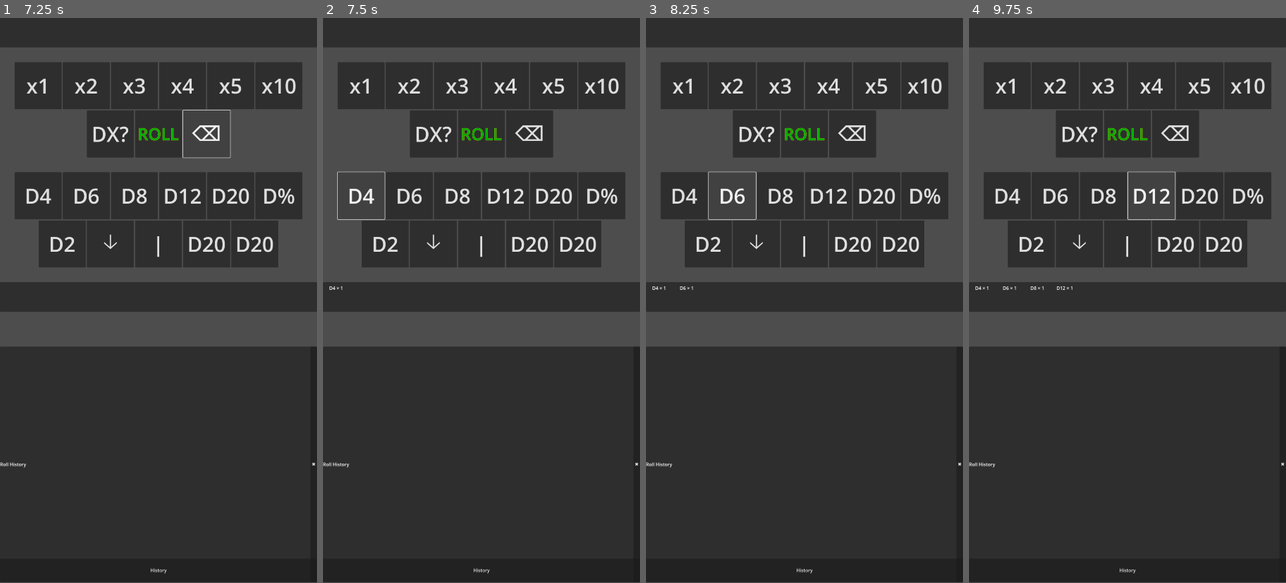
Above: before the commit, frames 1-4 (left to right).
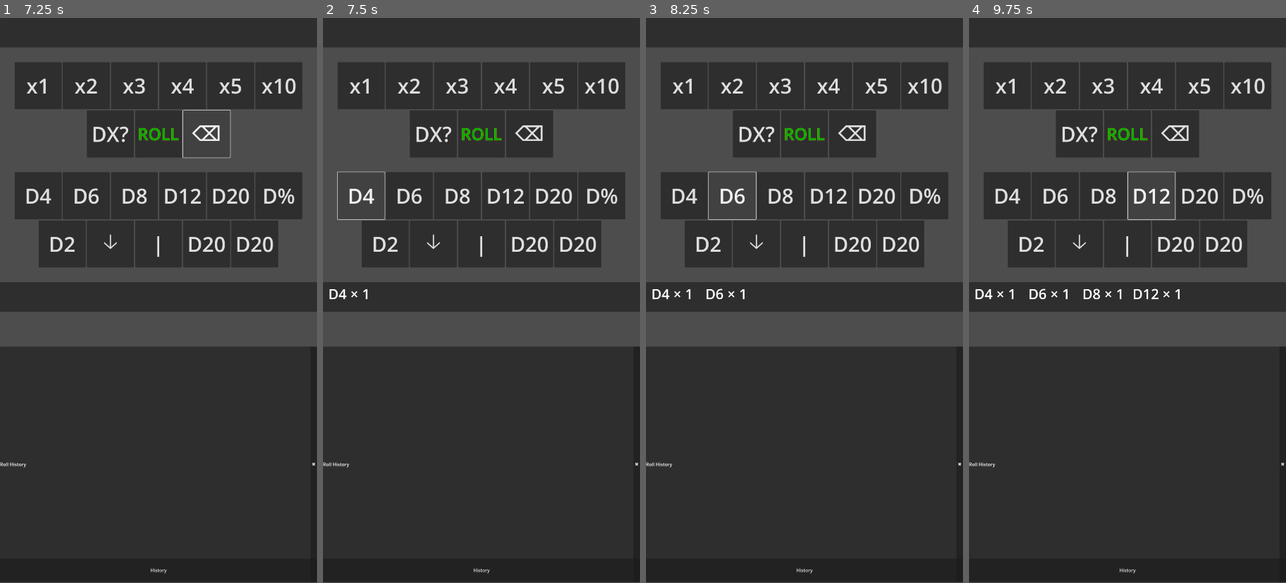
Above: after the commit, the same moments.

Repository: FromAriel/Experiments
Game: Godot game, scene res://main.tscn
Two runs of this game, one before a commit and one after it. Both use one fixed random seed, a clock stepped at 60 frames per second and the inputs below.
Inputs:
- Up to frame 1 (7.25 s): click "ROLL" at 0.5 s; click "x1" at 1.25 s; click "x2" at 2 s; click "x3" at 2.75 s; click "x4" at 3.5 s; click "x5" at 4.25 s; click "x10" at 5 s; click "DX?" at 5.75 s; click "⌫" at 6.5 s
- Up to frame 2 (7.5 s): click "D4" at 7.25 s
- Up to frame 3 (8.25 s): click "D6" at 8 s
- Up to frame 4 (9.75 s): click "D8" at 8.75 s; click "D12" at 9.5 s

Frame 1 is identical in both runs. In frame 2, 0.1% of the frame differs, in the area x 2-14%, y 47-50%; in frame 3, 0.2%; in frame 4, 0.4%, in the area x 2-67%, y 47-50%.

Commit message:
feat(livedie): add scalable fonts and history order

Diff:
--- a/LIVEdie/project.godot
+++ b/LIVEdie/project.godot
@@ -34,3 +34,7 @@
 [rendering]
 
 renderer/rendering_method="mobile"
+
+[gui]
+theme/default_font="res://fonts/NotoSans-VariableFont_wdth,wght.ttf"
+theme/fallback_font="res://fonts/NotoColorEmoji-Regular.ttf"
--- a/LIVEdie/scripts/quick_roll_bar.gd
+++ b/LIVEdie/scripts/quick_roll_bar.gd
@@ -29,6 +29,10 @@
         if is_inside_tree():
             _qrb_apply_scale()
 
+@export var qrb_button_font_size: int = 35
+@export var qrb_roll_font_size: int = 28
+@export var qrb_chip_font_size: int = 24
+
 var qrb_queue: Array = []
 var qrb_last_faces: int = 0
 var qrb_prev_queue: Array = []
@@ -46,6 +50,7 @@
 @onready var qrb_chip_box: HBoxContainer = $QueueRow/HScroll/DiceChips
 @onready var qrb_history_button: Button = $"../HistoryButton"
 @onready var qrb_history_panel: RollHistoryPanel = $"../RollHistoryPanel"
+
 
 func _ready() -> void:
     _connect_dice_buttons($StandardRow)
@@ -62,6 +67,7 @@
     _build_custom_panel()
     _qrb_apply_scale()
 
+
 func _connect_dice_buttons(row: Container) -> void:
     for node in row.get_children():
         if (
@@ -75,6 +81,7 @@
             node.button_down.connect(_on_die_down.bind(faces, node))
             node.button_up.connect(_on_die_up.bind(faces, node))
 
+
 func _connect_repeat_buttons() -> void:
     for node in $RepeaterRow.get_children():
         if node is Button and node.name.begins_with("X"):
@@ -82,11 +89,14 @@
             node.button_down.connect(_on_repeat_down.bind(mult, node))
             node.button_up.connect(_on_repeat_up.bind(mult, node))
 
+
 func _on_toggle_advanced() -> void:
     $AdvancedRow.visible = not $AdvancedRow.visible
 
+
 func _on_die_pressed(faces: int) -> void:
     _add_die(faces, 1)
+
 
 func _on_repeat_pressed(mult: int) -> void:
     if qrb_last_faces == 0:
@@ -99,6 +109,7 @@
         _update_queue_display()
     else:
         _add_die(qrb_last_faces, mult)
+
 
 func _on_die_down(faces: int, btn: Button) -> void:
     qrb_long_press_type = "die"
@@ -108,6 +119,7 @@
     if not Engine.is_editor_hint() and $LongPressTimer.is_inside_tree():
         $LongPressTimer.start()
 
+
 func _on_die_up(faces: int, _btn: Button) -> void:
     if $LongPressTimer.time_left > 0.0:
         $LongPressTimer.stop()
@@ -116,6 +128,7 @@
         pass
     else:
         _on_die_pressed(faces)
+
 
 func _on_repeat_down(mult: int, btn: Button) -> void:
     qrb_long_press_type = "repeat"
@@ -125,6 +138,7 @@
     if not Engine.is_editor_hint() and $LongPressTimer.is_inside_tree():
         $LongPressTimer.start()
 
+
 func _on_repeat_up(mult: int, _btn: Button) -> void:
     if $LongPressTimer.time_left > 0.0:
         $LongPressTimer.stop()
@@ -134,6 +148,7 @@
     else:
         _on_repeat_pressed(mult)
 
+
 func _add_die(faces: int, qty: int) -> void:
     if qrb_queue.is_empty() or qrb_queue[-1]["faces"] != faces:
         qrb_queue.append({"faces": faces, "count": qty})
@@ -141,6 +156,7 @@
         qrb_queue[-1]["count"] += qty
     qrb_last_faces = faces
     _update_queue_display()
+
 
 func _update_queue_display() -> void:
     for child in qrb_chip_box.get_children():
@@ -152,11 +168,12 @@
     for entry in qrb_queue:
         var chip := Label.new()
         chip.text = "D%d × %d" % [entry["faces"], entry["count"]]
-        chip.scale = Vector2(1.5, 1.5)
-        chip.custom_minimum_size = Vector2(90, 40)
+        chip.custom_minimum_size = Vector2(90, 40) * qrb_size_index
+        chip.add_theme_font_size_override("font_size", int(qrb_chip_font_size * qrb_size_index))
         chip.horizontal_alignment = HORIZONTAL_ALIGNMENT_CENTER
         chip.vertical_alignment = VERTICAL_ALIGNMENT_CENTER
         qrb_chip_box.add_child(chip)
+
 
 func _superscript(val: int) -> String:
     var result := ""
@@ -164,11 +181,13 @@
         result += QRB_SUPERSCRIPTS.get(c, c)
     return result
 
+
 func _build_expression() -> String:
     var parts: Array = []
     for entry in qrb_queue:
         parts.append(str(entry["count"]) + "d" + str(entry["faces"]))
     return " + ".join(parts)
+
 
 func _on_long_press_timeout() -> void:
     qrb_long_press_triggered = true
@@ -176,6 +195,7 @@
         _show_multiplier_preview(qrb_long_press_param)
     elif qrb_long_press_type == "die":
         _show_spinner(qrb_long_press_param)
+
 
 func _show_multiplier_preview(mult: int) -> void:
     var preview: Array = []
@@ -190,8 +210,10 @@
     $PreviewDialog.dialog_text = " -> ".join(parts)
     $PreviewDialog.popup_centered()
 
+
 func _on_preview_confirmed() -> void:
     _apply_multiplier(qrb_long_press_param)
+
 
 func _apply_multiplier(mult: int) -> void:
     qrb_prev_queue = qrb_queue.duplicate(true)
@@ -199,21 +221,25 @@
         entry["count"] *= mult
     _update_queue_display()
 
+
 func _show_spinner(faces: int) -> void:
     qrb_long_press_param = faces
     $DialSpinner.ds_value = 1
     var center := qrb_long_press_button.get_global_rect().get_center()
     $DialSpinner.open_dial_at(center)
 
+
 func _on_spinner_confirmed() -> void:
     var qty := int($DialSpinner.ds_value)
     _add_die(qrb_long_press_param, qty)
 
+
 func _on_history_pressed() -> void:
     if qrb_history_panel.visible:
         qrb_history_panel.hide_panel()
     else:
         qrb_history_panel.show_panel()
+
 
 func _on_roll_pressed() -> void:
     if qrb_queue.is_empty():
@@ -229,6 +255,7 @@
     qrb_last_faces = 0
     _update_queue_display()
 
+
 func _on_del_pressed() -> void:
     if qrb_queue.is_empty():
         return
@@ -238,12 +265,14 @@
     else:
         qrb_last_faces = qrb_queue[-1]["faces"]
     _update_queue_display()
+
 
 func _on_die_x_pressed() -> void:
     qrb_faces_replace = true
     qrb_faces_value = qrb_faces_value if qrb_faces_value > 0 else 6
     _update_faces_label()
     qrb_faces_panel.popup_centered()
+
 
 func _on_faces_key(ch: String) -> void:
     var s := str(qrb_faces_value)
@@ -258,6 +287,7 @@
     qrb_faces_value = clamp(int(s), 0, 9999)
     _update_faces_label()
 
+
 func _on_faces_del() -> void:
     if qrb_faces_replace or str(qrb_faces_value) == "0":
         qrb_faces_panel.hide()
@@ -269,12 +299,14 @@
     qrb_faces_value = int(s)
     _update_faces_label()
 
+
 func _on_faces_ok() -> void:
     if qrb_faces_value == 0:
         qrb_faces_panel.hide()
         return
     qrb_faces_commit = true
     qrb_faces_panel.hide()
+
 
 func _on_faces_panel_hide() -> void:
     if qrb_faces_commit:
@@ -283,9 +315,11 @@
         qrb_last_faces = faces
         _add_die(faces, 1)
 
+
 func _update_faces_label() -> void:
     if qrb_faces_label:
         qrb_faces_label.text = str(qrb_faces_value)
+
 
 func _build_custom_panel() -> void:
     qrb_faces_panel = PopupPanel.new()
@@ -320,6 +354,7 @@
     qrb_faces_panel.add_child(vbox)
     add_child(qrb_faces_panel)
 
+
 func _qrb_all_buttons() -> Array:
     var result: Array = []
     for n in $StandardRow.get_children():
@@ -333,11 +368,12 @@
             result.append(n)
     return result
 
+
 func _qrb_apply_scale() -> void:
     var scale: float = qrb_size_index
     var base: Vector2 = Vector2(80, 80) * scale
-    var std_font: int = int(35 * scale)
-    var roll_font: int = int(28 * scale)
+    var std_font: int = int(qrb_button_font_size * scale)
+    var roll_font: int = int(qrb_roll_font_size * scale)
     add_theme_constant_override("separation", int(25 * scale))
     $StandardRow.add_theme_constant_override("separation", int(30 * scale))
     $AdvancedRow.add_theme_constant_override("separation", int(30 * scale))
--- a/LIVEdie/scripts/roll_history_panel.gd
+++ b/LIVEdie/scripts/roll_history_panel.gd
@@ -10,6 +10,8 @@
 class_name RollHistoryPanel
 extends PanelContainer
 
+@export var rhp_entry_font_size: int = 24
+
 @onready var _entries: VBoxContainer = $Scroll/Entries
 
 
@@ -17,7 +19,10 @@
     var label := Label.new()
     label.text = text
     label.custom_minimum_size.y = 48
+    label.add_theme_font_size_override("font_size", rhp_entry_font_size)
     _entries.add_child(label)
+    _entries.move_child(label, 0)
+    $Scroll.scroll_vertical = 0
 
 
 func show_panel() -> void:
Not shown, changed: LIVEdie/README.md
Not shown, changed: LIVEdie/fonts/FONTS.md
